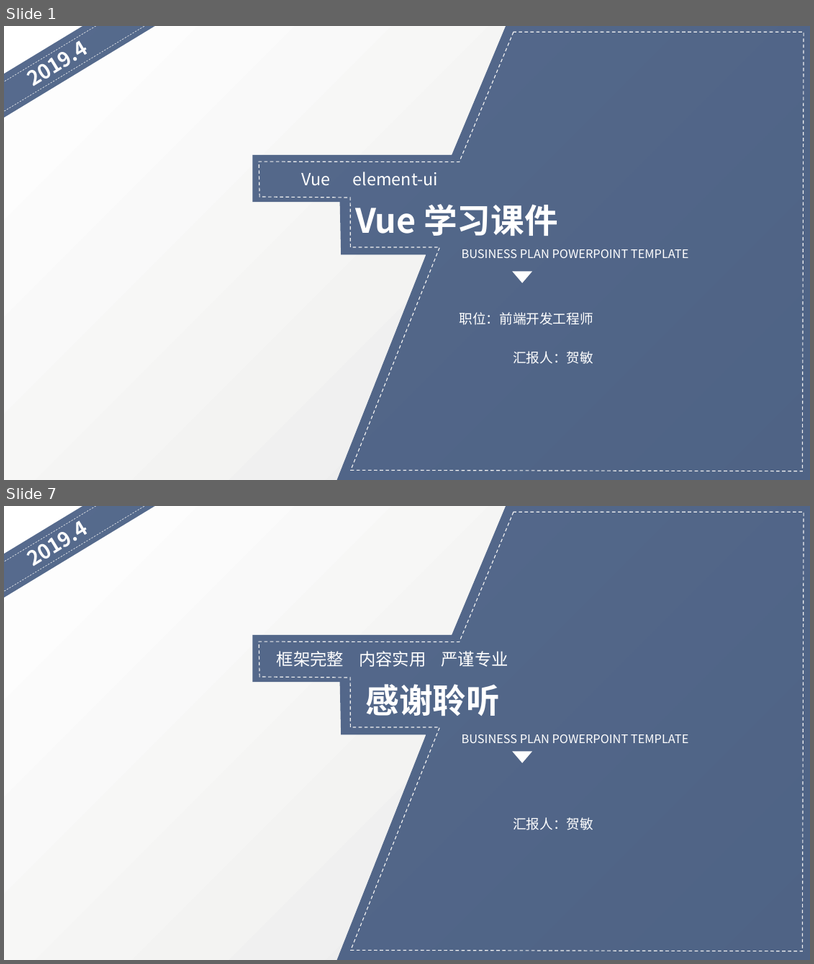
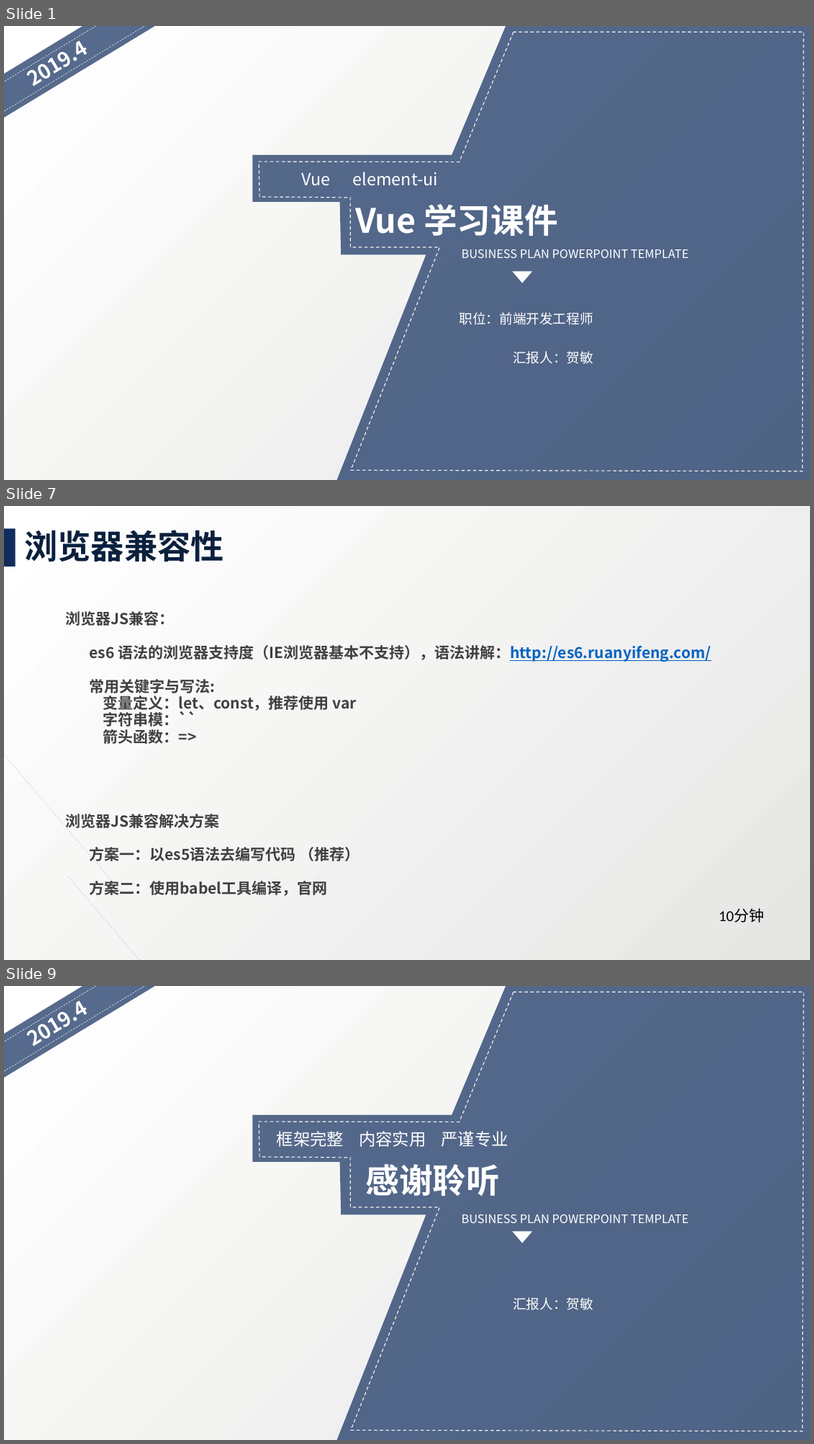
Before and after one commit to hmesingfw/charantia, a slide deck: demo/vue-demo/Vue 学习培训.pptx. Shown one above the other, each under a label of ours: slides 1 and 7 before the commit, slides 1, 7 and 9 after it; the slides between them are not shown. The pictures are 814x964 and 814x1444 pixels, drawn with LibreOffice and Linux fonts; fonts in the diff are those of the drawing; background and template pictures are left out. Boxes give left, top, right and bottom in pixels: in the first picture for what was removed or moved away, otherwise in the second. Text is boxed around its words. In the diff, an @@ line names an element or a change of style, - is before the commit and + after.

```diff
--- a/demo/vue-demo/Vue 学习培训.pptx
+++ b/demo/vue-demo/Vue 学习培训.pptx
@@ slide 7 added at bbox=[4, 506, 810, 960], background gradient #E6E6E5 to #FFFFFF @@
@@ rectangle added at bbox=[4, 529, 16, 566], fill #0F2C5D @@
@@ title added at bbox=[24, 530, 224, 562], 39.6 pt, text #0B203D, bold @@
+浏览器兼容性
@@ line added from (4, 565) to (122, 893), #0F2C5D 0.5 pt dashed @@
@@ text added at bbox=[65, 611, 711, 896], 18 pt, text #404040, bold @@
+浏览器JS兼容：
+es6 语法的浏览器支持度（IE浏览器基本不支持），语法讲解：http://es6.ruanyifeng.com/
+常用关键字与写法:
+变量定义：let、const，推荐使用 var
+字符串模：``
+箭头函数：=>
+浏览器JS兼容解决方案
+方案一：以es5语法去编写代码 （推荐）
+方案二：使用babel工具编译，官网
@@ line added from (69, 876) to (175, 960), #0F2C5D 0.5 pt dashed @@
@@ text added at bbox=[719, 908, 764, 922], 18 pt, text #000000 @@
+10分钟
@@ what was slide 7 is now slide 9 @@
```
Also in this commit, not shown: 5 slides changed, 1 other slide added, 3 other files.
